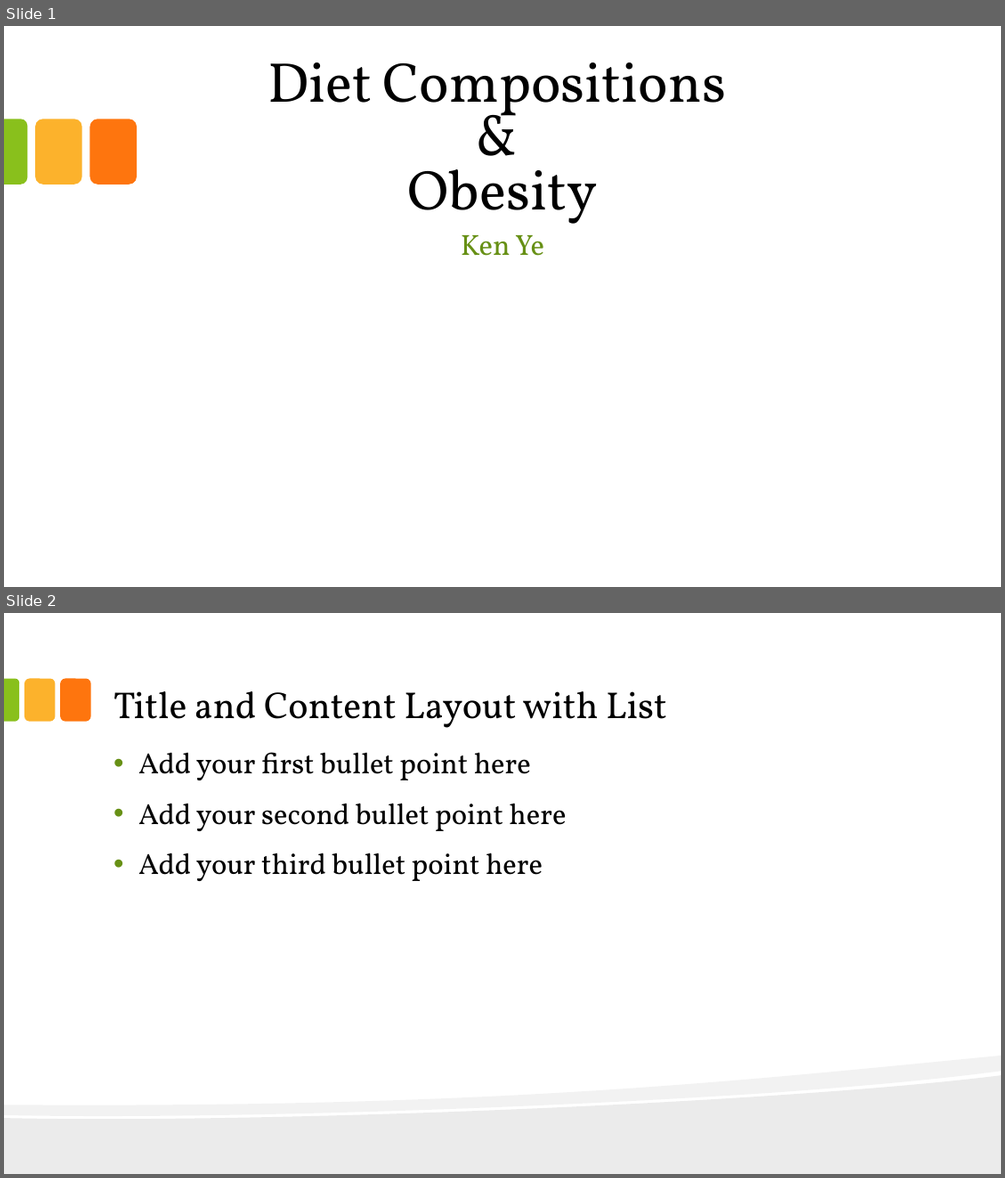
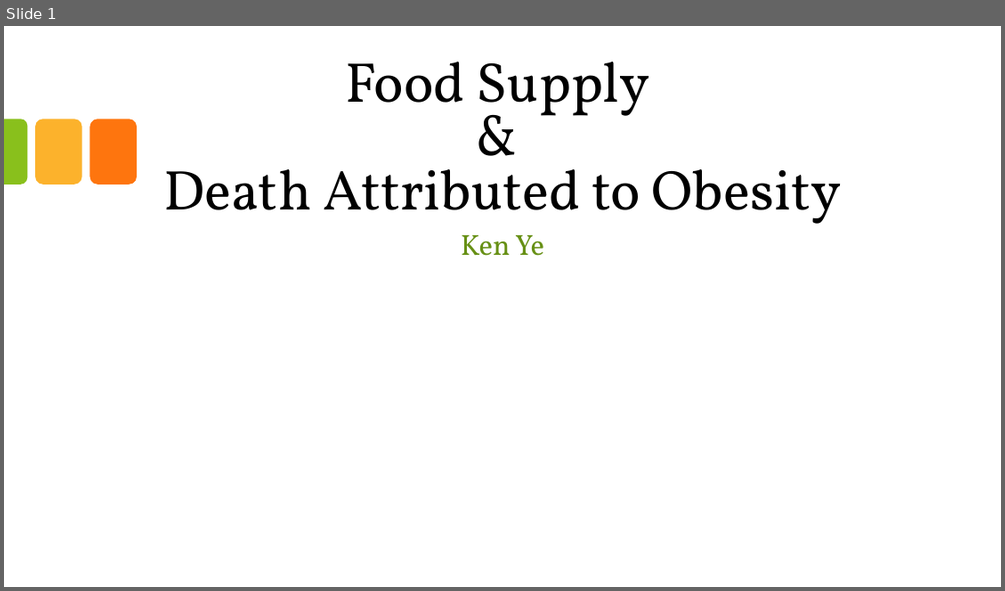
Before and after one commit to KenYe23/Diet-Compositions-and-Obesity, a slide deck: Food Supply and Death Attributed to Obesity.pptx. Shown one above the other, each under a label of ours: slides 1 and 2 before the commit, slide 1 after it. The pictures are 1005x1178 and 1005x591 pixels, drawn with LibreOffice and Linux fonts; fonts in the diff are those of the drawing; background and template pictures are left out. Boxes give left, top, right and bottom in pixels: in the first picture for what was removed or moved away, otherwise in the second. Text is boxed around its words. In the diff, an @@ line names an element or a change of style, - is before the commit and + after.

```diff
--- a/Food Supply and Death Attributed to Obesity.pptx
+++ b/Food Supply and Death Attributed to Obesity.pptx
@@ slide 2 removed at [4,613,1001,1174], background #FFFFFF @@
@@ round same rect removed at [4,679,20,722] @@
@@ rounded rectangle removed at [24,679,55,722] @@
@@ rounded rectangle removed at [60,679,90,722] @@
@@ title removed at [113,691,667,728] @@
-Title and Content Layout with List
@@ text removed at [138,752,566,881] @@
-• Add your first bullet point here
-• Add your second bullet point here
-• Add your third bullet point here
@@ freeform shape removed at [4,1055,1001,1174] @@
@@ freeform shape removed at [4,1076,1001,1174] @@
@@ slide 1 changed as well @@
@@ title at [164,62,841,224]: text changed @@
-Diet Compositions
-&
-Obesity
+Food Supply
+&
+Death Attributed to Obesity
```
Also in this commit, not shown: 27 slides added, 5 other slides removed, 6 other files.
